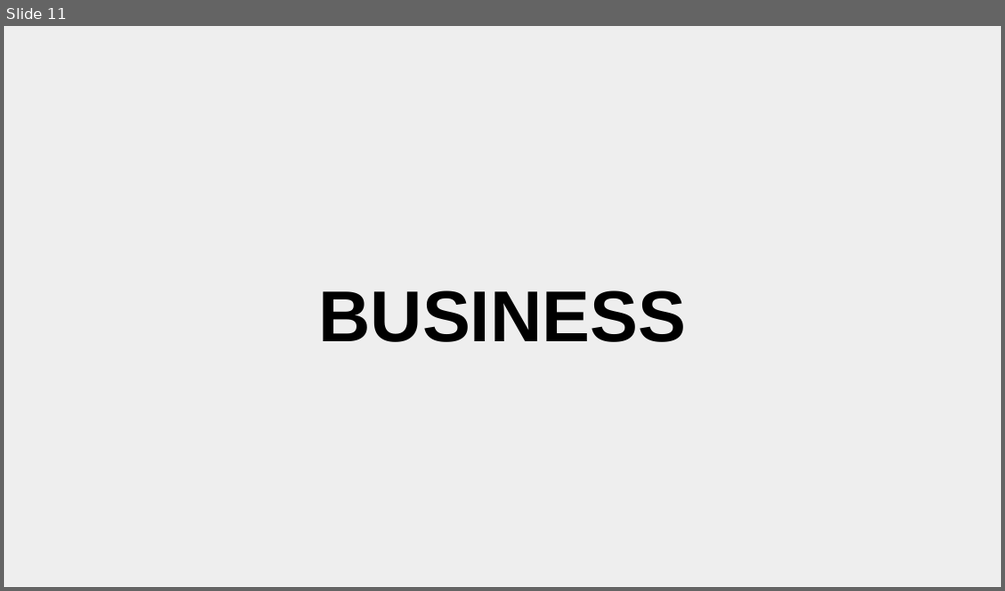
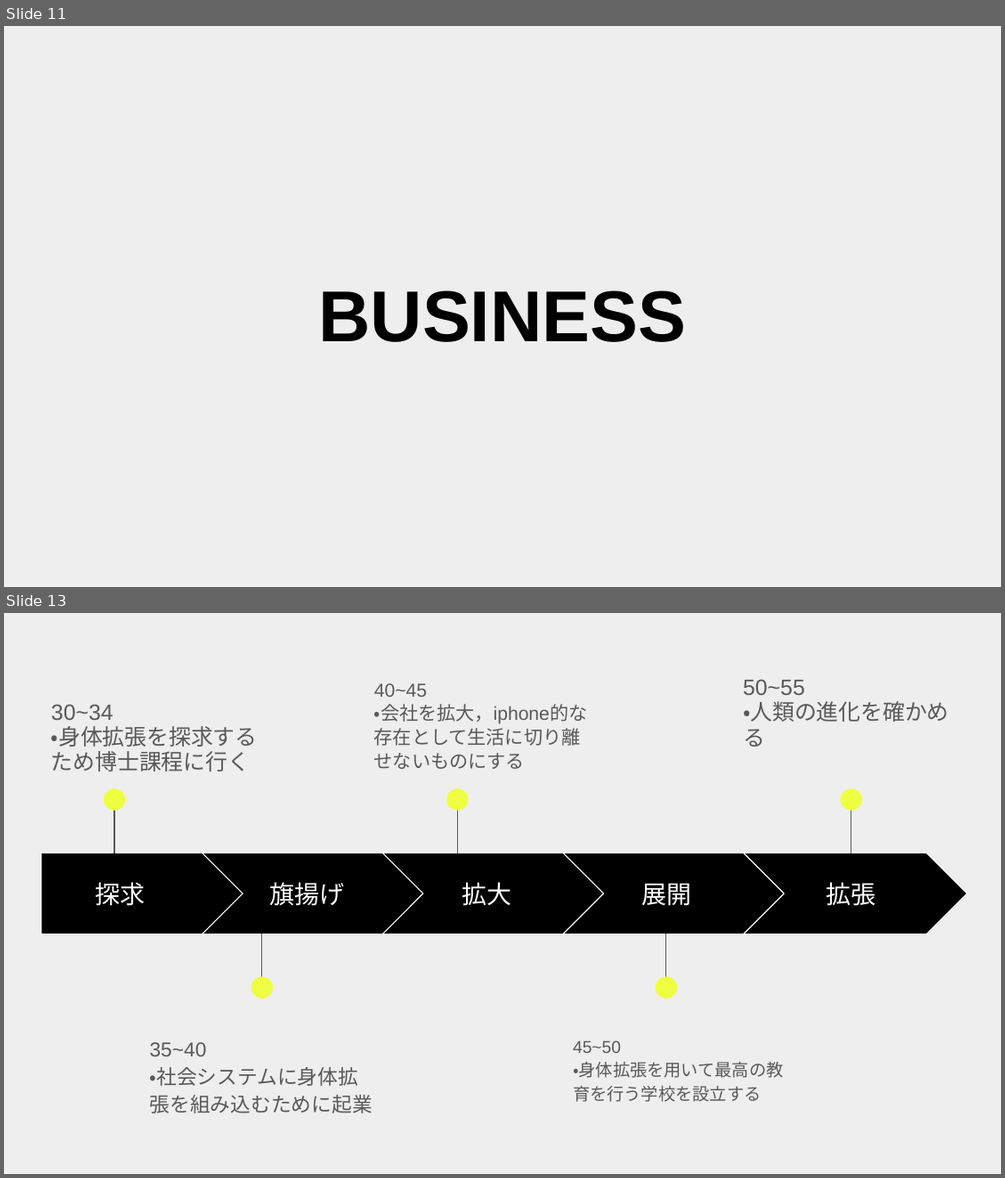
Before and after one commit to gakutosasabe/Reserch, a slide deck: BodyExpendReserch/世界観構築/身体拡張ビジョン.pptx. Shown one above the other, each under a label of ours: slide 11 before the commit, slides 11 and 13 after it; the slides between them are not shown. The pictures are 1005x591 and 1005x1178 pixels, drawn with LibreOffice and Linux fonts; fonts in the diff are those of the drawing. Boxes give left, top, right and bottom in pixels: in the first picture for what was removed or moved away, otherwise in the second. Text is boxed around its words. In the diff, an @@ line names an element or a change of style, - is before the commit and + after.

Commit message:
身体拡張ビジョンにマイルストーンを追加

```diff
--- a/BodyExpendReserch/世界観構築/身体拡張ビジョン.pptx
+++ b/BodyExpendReserch/世界観構築/身体拡張ビジョン.pptx
@@ slide 13 added at bbox=[4, 613, 1001, 1174], background #FFFFFF @@
@@ rectangle added at bbox=[4, 613, 1001, 1173], fill #EEEEEE @@
@@ text added at bbox=[374, 683, 587, 724], 13.6 pt, text #595959 @@
+40~45
+・会社を拡大，iphone的な存在として生活に切り離せないものにする
@@ text added at bbox=[743, 679, 949, 747], 16 pt, text #595959 @@
+50~55
+・人類の進化を確かめる
@@ text added at bbox=[51, 704, 258, 771], 16 pt, text #595959 @@
+30~34
+・身体拡張を探求するため博士課程に行く
@@ ellipse added at bbox=[104, 788, 126, 811], fill #EEFF41 @@
@@ line added from (114, 793) to (114, 853), #595959 0.75 pt @@
@@ ellipse added at bbox=[446, 788, 469, 811], fill #EEFF41 @@
@@ line added from (458, 793) to (458, 853), #595959 0.75 pt @@
@@ ellipse added at bbox=[841, 788, 862, 811], fill #EEFF41 @@
@@ line added from (851, 793) to (851, 853), #595959 0.75 pt @@
@@ pentagon arrow added at bbox=[40, 852, 245, 934], fill #000000, outline #FFFFFF 0.75 pt @@
@@ chevron added at bbox=[202, 852, 426, 934], fill #000000, outline #FFFFFF 0.75 pt @@
@@ chevron added at bbox=[383, 852, 606, 934], fill #000000, outline #FFFFFF 0.75 pt @@
@@ chevron added at bbox=[563, 852, 786, 934], fill #000000, outline #FFFFFF 0.75 pt @@
@@ chevron added at bbox=[744, 852, 967, 934], fill #000000, outline #FFFFFF 0.75 pt @@
@@ text added at bbox=[96, 882, 146, 906], 18 pt, text #FFFFFF @@
+探求
@@ text added at bbox=[270, 882, 345, 906], 18 pt, text #FFFFFF @@
+旗揚げ
@@ text added at bbox=[461, 882, 511, 906], 18 pt, text #FFFFFF @@
+拡大
@@ text added at bbox=[641, 883, 691, 906], 18 pt, text #FFFFFF @@
+展開
@@ text added at bbox=[826, 882, 876, 906], 18 pt, text #FFFFFF @@
+拡張
@@ line added from (262, 994) to (262, 933), #595959 0.75 pt @@
@@ line added from (666, 994) to (666, 933), #595959 0.75 pt @@
@@ ellipse added at bbox=[251, 977, 273, 998], fill #EEFF41 @@
@@ ellipse added at bbox=[655, 977, 677, 998], fill #EEFF41 @@
@@ text added at bbox=[150, 1042, 372, 1113], 14.6 pt, text #595959 @@
+35~40
+・社会システムに身体拡張を組み込むために起業
@@ text added at bbox=[573, 1040, 784, 1102], 12.4 pt, text #595959 @@
+45~50
+・身体拡張を用いて最高の教育を行う学校を設立する
```
Also in this commit, not shown: 4 slides changed, 4 other slides added.
